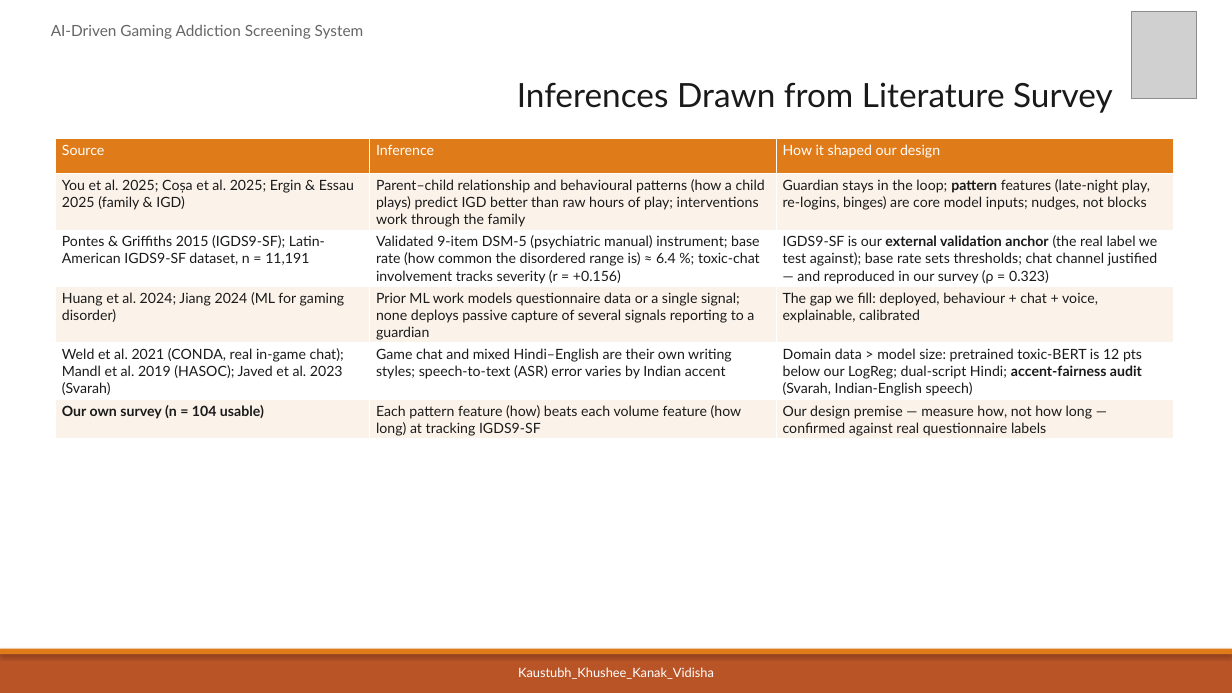
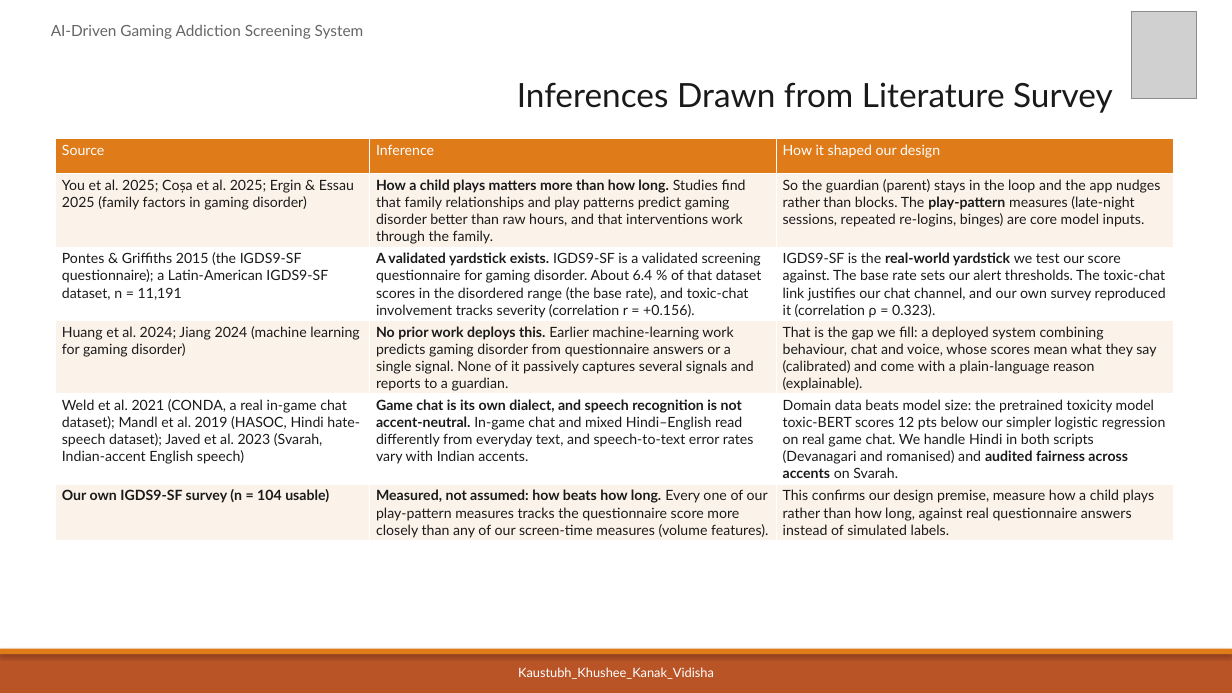
Before and after one commit to kaustubhagarwal21/gaming-addiction-detection-capstone, a slide deck: slide 5 of docs/PES_REVIEW1_DECK.pptx. Drawn at 1232x693 pixels with LibreOffice and Linux fonts; fonts in the diff are those of the drawing; grey boxes stand for pictures. Boxes give left, top, right and bottom in pixels: in the first picture for what was removed or moved away, otherwise in the second. Text is boxed around its words. In the diff, an @@ line names an element or a change of style, - is before the commit and + after.

```diff
--- a/docs/PES_REVIEW1_DECK.pptx
+++ b/docs/PES_REVIEW1_DECK.pptx
@@ table at bbox=[55, 139, 1174, 542] @@
-row 2: You et al. 2025; Coșa et al. 2025; Ergin & Essau 2025 (family & IGD) | Parent–child relationship and behavioural patterns (how a child plays) predict IGD better than raw hours of play; interventions work through the family | Guardian stays in the loop; pattern features (late-night play, re-logins, binges) are core model inputs; nudges, not blocks
+row 2: You et al. 2025; Coșa et al. 2025; Ergin & Essau 2025 (family factors in gaming disorder) | How a child plays matters more than how long. Studies find that family relationships and play patterns predict gaming disorder better than raw hours, and that interventions work through the family. | So the guardian (parent) stays in the loop and the app nudges rather than blocks. The play-pattern measures (late-night sessions, repeated re-logins, binges) are core model inputs.
-row 3: Pontes & Griffiths 2015 (IGDS9-SF); Latin-American IGDS9-SF dataset, n = 11,191 | Validated 9-item DSM-5 (psychiatric manual) instrument; base rate (how common the disordered range is) ≈ 6.4 %; toxic-chat involvement tracks severity (r = +0.156) | IGDS9-SF is our external validation anchor (the real label we test against); base rate sets thresholds; chat channel justified — and reproduced in our survey (ρ = 0.323)
+row 3: Pontes & Griffiths 2015 (the IGDS9-SF questionnaire); a Latin-American IGDS9-SF dataset, n = 11,191 | A validated yardstick exists. IGDS9-SF is a validated screening questionnaire for gaming disorder. About 6.4 % of that dataset scores in the disordered range (the base rate), and toxic-chat involvement tracks severity (correlation r = +0.156). | IGDS9-SF is the real-world yardstick we test our score against. The base rate sets our alert thresholds. The toxic-chat link justifies our chat channel, and our own survey reproduced it (correlation ρ = 0.323).
-row 4: Huang et al. 2024; Jiang 2024 (ML for gaming disorder) | Prior ML work models questionnaire data or a single signal; none deploys passive capture of several signals reporting to a guardian | The gap we fill: deployed, behaviour + chat + voice, explainable, calibrated
+row 4: Huang et al. 2024; Jiang 2024 (machine learning for gaming disorder) | No prior work deploys this. Earlier machine-learning work predicts gaming disorder from questionnaire answers or a single signal. None of it passively captures several signals and reports to a guardian. | That is the gap we fill: a deployed system combining behaviour, chat and voice, whose scores mean what they say (calibrated) and come with a plain-language reason (explainable).
-row 5: Weld et al. 2021 (CONDA, real in-game chat); Mandl et al. 2019 (HASOC); Javed et al. 2023 (Svarah) | Game chat and mixed Hindi–English are their own writing styles; speech-to-text (ASR) error varies by Indian accent | Domain data > model size: pretrained toxic-BERT is 12 pts below our LogReg; dual-script Hindi; accent-fairness audit (Svarah, Indian-English speech)
+row 5: Weld et al. 2021 (CONDA, a real in-game chat dataset); Mandl et al. 2019 (HASOC, Hindi hate-speech dataset); Javed et al. 2023 (Svarah, Indian-accent English speech) | Game chat is its own dialect, and speech recognition is not accent-neutral. In-game chat and mixed Hindi–English read differently from everyday text, and speech-to-text error rates vary with Indian accents. | Domain data beats model size: the pretrained toxicity model toxic-BERT scores 12 pts below our simpler logistic regression on real game chat. We handle Hindi in both scripts (Devanagari and romanised) and audited fairness across accents on Svarah.
-row 6: Our own survey (n = 104 usable) | Each pattern feature (how) beats each volume feature (how long) at tracking IGDS9-SF | Our design premise — measure how, not how long — confirmed against real questionnaire labels
+row 6: Our own IGDS9-SF survey (n = 104 usable) | Measured, not assumed: how beats how long. Every one of our play-pattern measures tracks the questionnaire score more closely than any of our screen-time measures (volume features). | This confirms our design premise, measure how a child plays rather than how long, against real questionnaire answers instead of simulated labels.
```
Also in this commit, not shown: 5 other slides changed, 1 other file.
